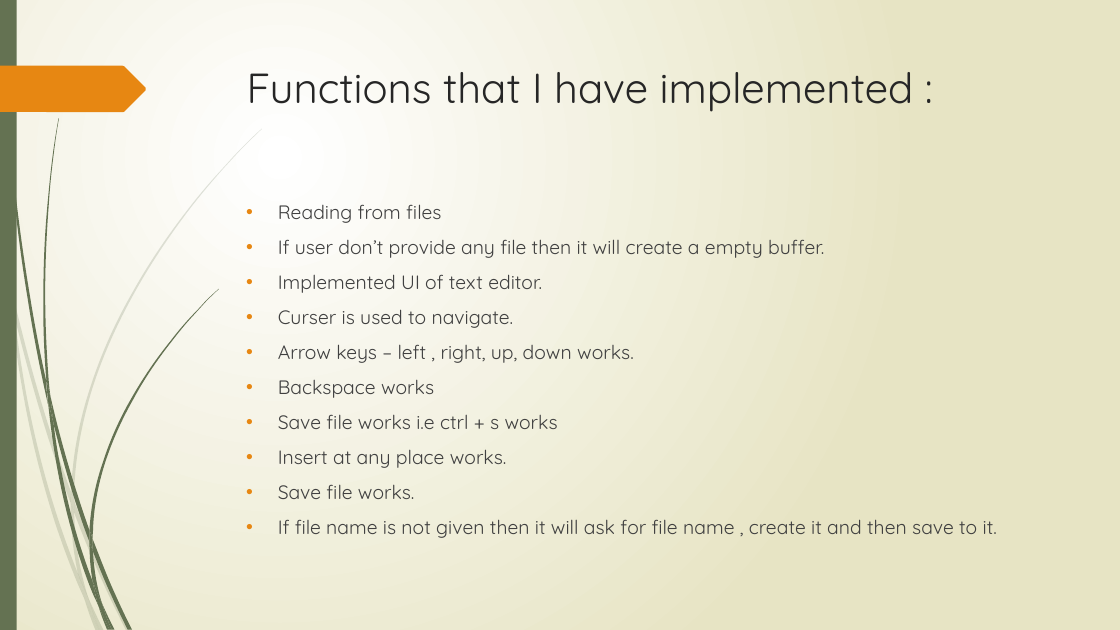
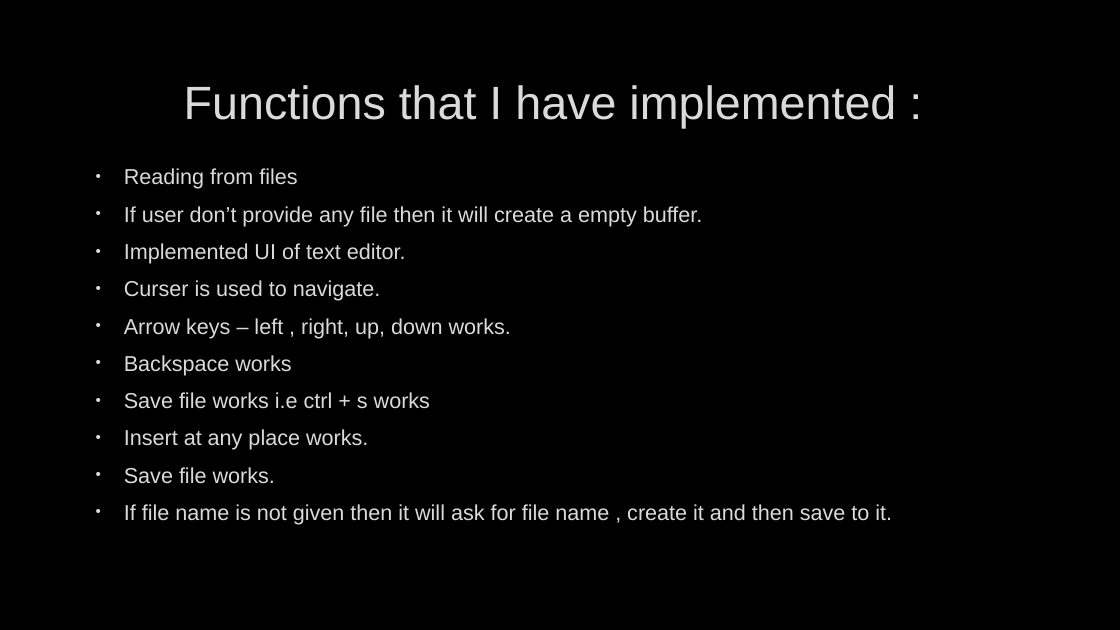
Before and after one commit to NikitaTipule/Text_editor, a slide deck: slide 5 of DATA STRUCTURE PROJECT – TEXT EDITOR.pptx (slide 6 before the commit). Drawn at 1120x630 pixels with LibreOffice and Linux fonts; fonts in the diff are those of the drawing; background and template pictures are left out. Boxes give left, top, right and bottom in pixels: in the first picture for what was removed or moved away, otherwise in the second. Text is boxed around its words. In the diff, an @@ line names an element or a change of style, - is before the commit and + after.

```diff
--- a/DATA STRUCTURE PROJECT – TEXT EDITOR.pptx
+++ b/DATA STRUCTURE PROJECT – TEXT EDITOR.pptx
@@ background gradient #FFFFFF to #E8E6C4 to picture (left out) @@
@@ rectangle removed at (0,0,17,630) @@
@@ title "Functions that I have implemented ...": place and size @@
-title "Functions that I have implemented ..." at (247,72,914,112)
+title "Functions that I have implemented ..." at (184,85,896,128)
@@ title "Functions that I have implemented ..." at (184,85,896,128): size 36 to 40 pt, font Quicksand to Arial, text colour #262626 to #DADADA, letter outline none to #404040 0.75 pt; alignment left to centre; vertical alignment top to middle @@
@@ freeform shape removed at (0,66,146,112) @@
@@ text "Reading from files": place and size @@
-text "Reading from files" at (278,204,997,538)
+text "Reading from files" at (124,168,892,525)
@@ text "Reading from files" at (124,168,892,525): size 16.6 to 18.5 pt, font Quicksand to Arial, text colour #404040 to #DADADA, letter outline none to #404040 0.75 pt; indent changed; bullet colour #E78712 to #DADADA @@
@@ group removed at (0,129,262,630): 10 freeform shapes @@
@@ group removed at (3,0,218,630): 12 freeform shapes @@
```
Also in this commit, not shown: 3 other slides changed, 2 slides added, 2 slides removed, 9 other files.
